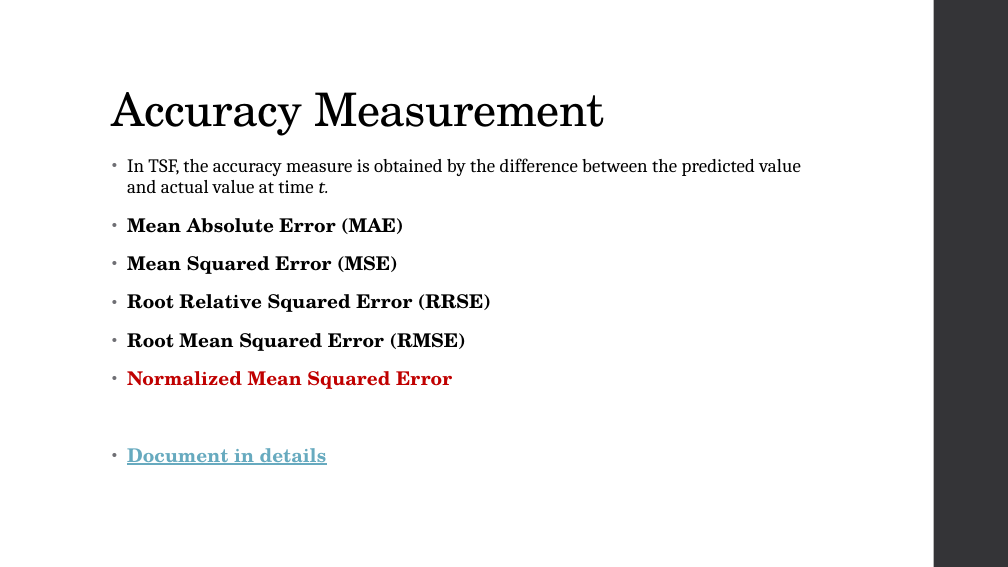
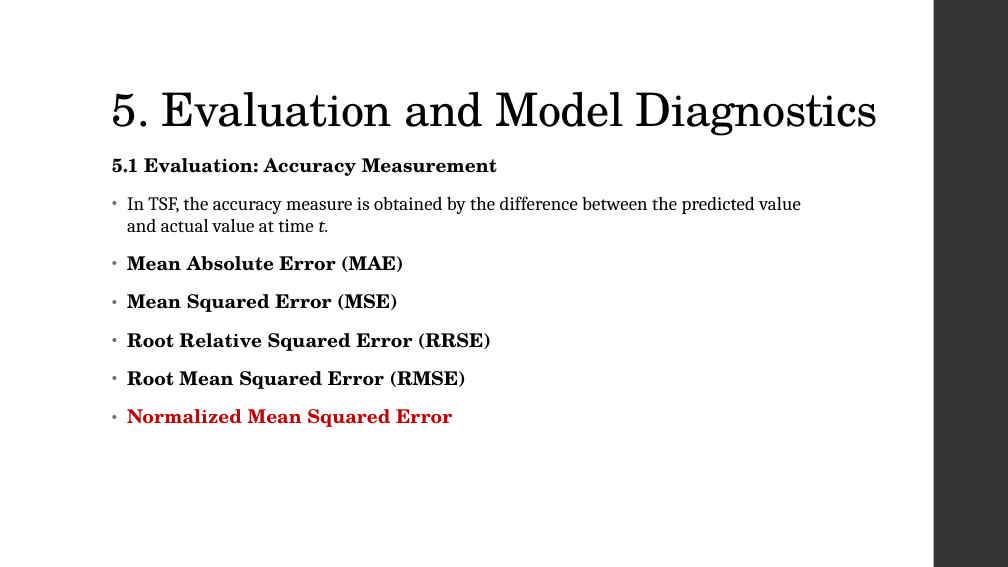
Before and after one commit to OranginaGaoZhao/Time-Series-Forecasting, a slide deck: slide 14 of Presentation.pptx (slide 4 before the commit). Drawn at 1008x567 pixels with LibreOffice and Linux fonts; fonts in the diff are those of the drawing. Boxes give left, top, right and bottom in pixels: in the first picture for what was removed or moved away, otherwise in the second. Text is boxed around its words. In the diff, an @@ line names an element or a change of style, - is before the commit and + after.

```diff
--- a/Presentation.pptx
+++ b/Presentation.pptx
@@ title at box(112, 92, 878, 136): text changed @@
-Accuracy Measurement
+5. Evaluation and Model Diagnostics
@@ text at box(112, 158, 497, 176): paragraph added @@
+5.1 Evaluation: Accuracy Measurement
@@ text at box(127, 448, 326, 465): paragraph removed @@
-• Document in details
```
Also in this commit, not shown: 3 other slides changed, 5 slides added, 9 other files.
